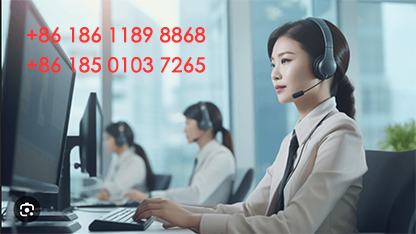
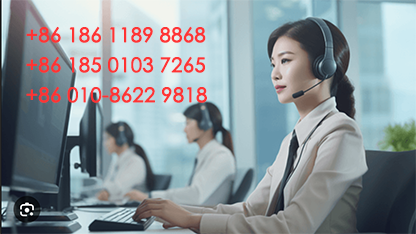
Before/after of a w=416, h=234 layered artwork. What changed in the layer stack:
renamed "+86 186 1189 8868 +86 185 0103 7265" to "+86 186 1189 8868 +86 185 0103 7265 +86 010-8622 9818", painted on it over box(26, 86, 207, 103)
